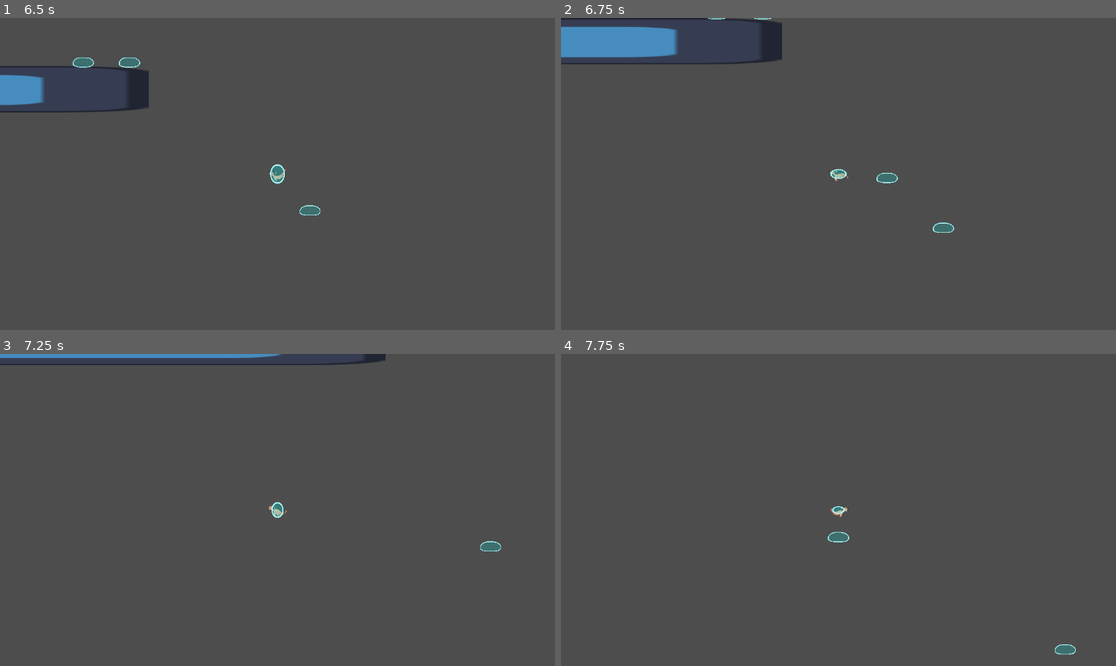
Above: before the commit, frames 1-4 (two rows, left to right).
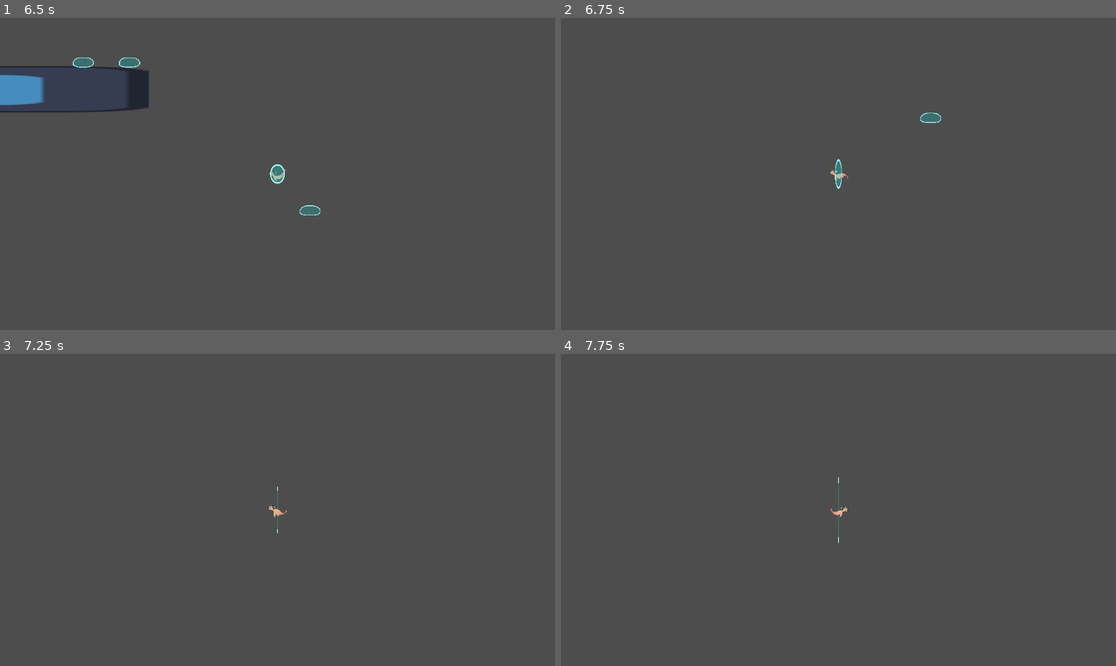
Above: after the commit, the same moments.

Repository: FelixChevrel/GlobalGameJam
Game: Godot game, scene res://TestScene.tscn
Same seed, same stepped clock (60 frames per second), same inputs: the game is played once before the commit and once after it. The engine's default icon, where the game draws it, is replaced by a stand-in: a white triangle on a blue panel in a dark square.
Inputs:
- Up to frame 1 (6.5 s): hold Q (shoot) 0.53-1.28 s; hold D (move_right) 0.53-2.03 s; tap Space (jump) at 0.77, 1.52, 3.02, 3.77, 4.52, 6.02 s; tap Q (shoot) every 1.5 s from 1.35 to 5.85 s; hold A (move_left) 2.03-2.78 s; hold Q (shoot) 2.03-2.78 s; hold D (move_right) 2.78-4.28 s; hold Q (shoot) 3.53-4.28 s; hold A (move_left) 4.28-5.03 s; hold D (move_right) 5.03-5.78 s; hold Q (shoot) 5.03-5.78 s; hold A (move_left) from 5.78 s (still down)
- Up to frame 2 (6.75 s): keep holding A (move_left); hold Q (shoot) from 6.53 s (still down)
- Up to frame 3 (7.25 s): keep holding A (move_left); keep holding Q (shoot); tap Space (jump) at 6.77 s
- Up to frame 4 (7.75 s): release A (move_left) at 7.28 s; release Q (shoot) at 7.28 s; hold D (move_right) from 7.28 s (still down); tap Q (shoot) at 7.35 s; tap Space (jump) at 7.52 s

Frame 1 is identical in both runs. In frame 2, 3.5% of the frame differs, in the area x 0-71%, y 0-69%; in frame 3, 1.3%; in frame 4, 0.3%.

Commit message:
Dash cooldown

Diff:
--- a/platformer_controller/platformer_controller.gd
+++ b/platformer_controller/platformer_controller.gd
@@ -129,6 +129,7 @@
 @export var dashDirection := Vector2(0,0)
 @export var dashSpeed : float = 0
 @export var inDash : bool = false
+var can_dash : bool = true
 var DashWaterDrop : Node2D
 
 
@@ -196,6 +197,9 @@
 	if Input.is_action_pressed("shoot"):
 
 		if (inDash) : return
+		if (!can_dash) : return
+
+		can_dash = false
 
 		print(dir)
 		dashDirection = dir
@@ -214,6 +218,8 @@
 
 
 func _physics_process(delta):
+
+	if(is_feet_on_ground()): can_dash = true
 
 	if inDash :
 
